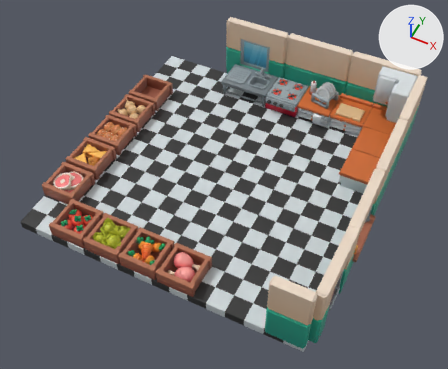
The glTF model resources/models/map_basic_ex.glb, before and after one commit.
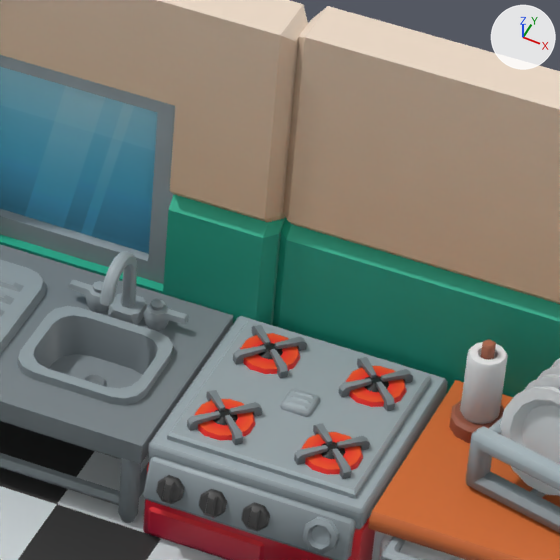
Old and new are each drawn whole from a 50 mm lens placed at (9.65, -22.39, 25.62), pointed at (-0.41, -2.27, 0.47) and again close up on the part from 55% to 72% of the width and 9% to 30% of the height. Arrows for +X, +Y and +Z are at upper right; the lights stay in place. Vertices at the same position are counted once.

Names of what the first close-up shows: 'floor_kitchen_small.001'.
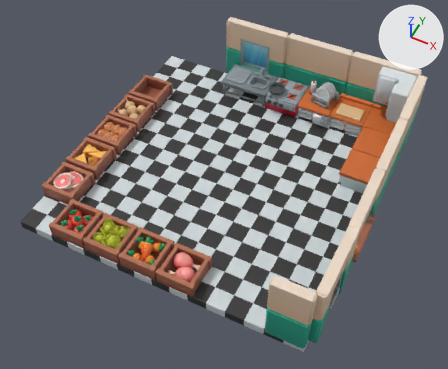
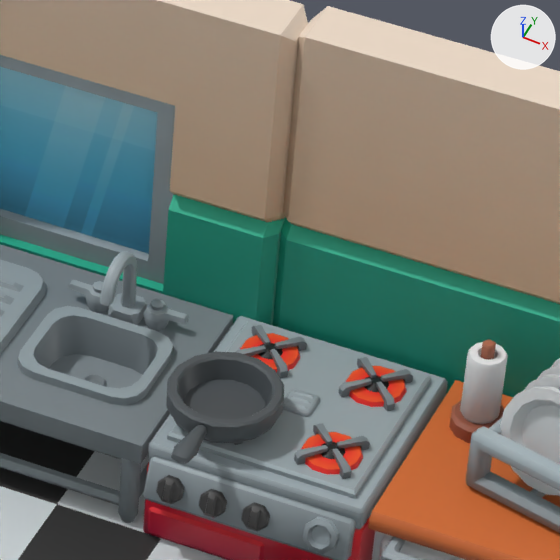
Location of each change, [x1, y1, x2, y2] in pixels of the close-ups (560 x 560 px):
```json
{"part": 1, "of": "me_plane_001", "change": "added", "after": [166, 351, 284, 443]}
{"part": 2, "of": "me_plane_001", "change": "added", "after": [171, 425, 207, 464]}
```

Edits to the scene script, one JSON object a line:
```json
{"op": "add", "block": "mat_restaurant_005", "code": ["mat_restaurant_005 = principled_material('restaurant.005')", "mat_restaurant_005.texture = img_restaurantbits_texture"]}
{"block": "me_plane_001", "where": "# used by ob_floor_kitchen_small_001; location = (0.0, 0.0, -0.512)"}
{"op": "remove", "block": "me_plane_001", "code": "me_plane_001.from_pydata(...)  # 11494 vertices, 22216 faces; spans x -9.0..7.7, y -9.1..7.5, z 0.0..4.5"}
{"op": "add", "block": "me_plane_001", "code": "me_plane_001.from_pydata(...)  # 11655 vertices, 22526 faces; spans x -9.0..7.7, y -9.1..7.5, z 0.0..4.5"}
{"block": "me_plane_001", "change": "me_plane_001 part 1: a new loose piece of 130 vertices spanning x -1.2..-0.2, y 5.0..6.0, z 1.7..2.0, in mat_restaurant_005 (picture img_restaurantbits_texture)"}
{"block": "me_plane_001", "change": "me_plane_001 part 2: a new loose piece of 31 vertices spanning x -0.8..-0.6, y 4.5..5.0, z 1.8..2.0, in mat_restaurant_005 (picture img_restaurantbits_texture)"}
{"op": "add", "block": "me_plane_001", "code": "me_plane_001.materials.append(mat_restaurant_005)  # picture img_restaurantbits_texture"}
```
